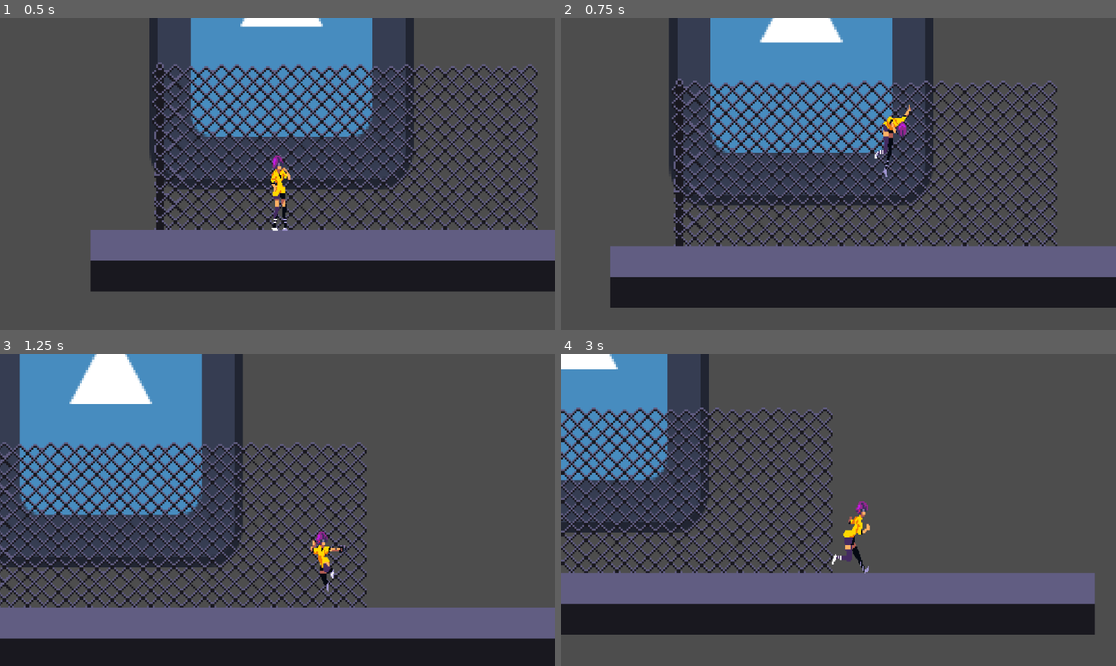
Above: before the commit, frames 1-4 (two rows, left to right).
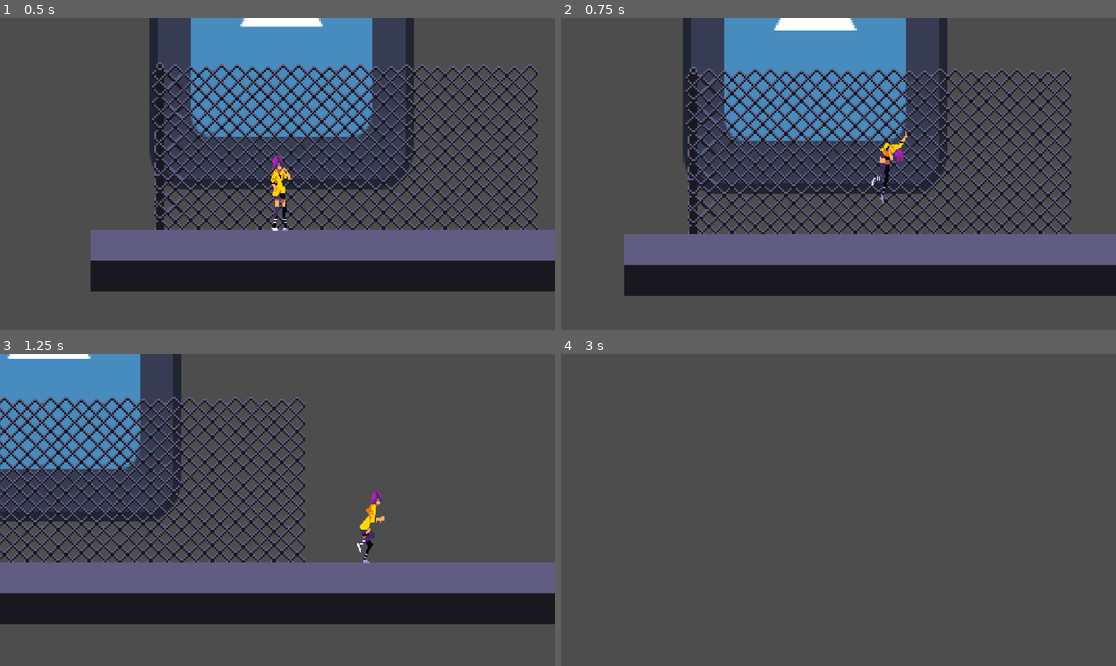
Above: after the commit, the same moments.

Repository: RovinDewan1/Dashpoint
Game: Godot game, scene res://Scenes/Main.tscn
The game is run twice, just before and just after one commit, with the same random seed, the same clock (stepped at 60 frames per second) and the same inputs. The engine's default icon, where the game draws it, is replaced by a stand-in: a white triangle on a blue panel in a dark square.
Inputs:
- Up to frame 1 (0.5 s): no input
- Up to frame 2 (0.75 s): hold Right (Right) from 0.53 s (still down); tap Shift (Dash) at 0.6 s
- Up to frame 3 (1.25 s): keep holding Right (Right); tap W (Jump) at 0.77 s
- Up to frame 4 (3 s): tap Shift (Dash) at 1.35, 2.1, 2.85 s; tap W (Jump) at 1.52 s; release Right (Right) at 2.03 s; hold A (Left) 2.03-2.78 s; hold Right (Right) from 2.78 s (still down)

Frame 1 is identical in both runs. In frame 2, 37% of the frame differs, in the area x 8-100%, y 0-93%; in frame 3, 54%, in the area x 0-100%, y 0-100%; in frame 4, 37%.

Commit message:
Update character_body_2d.gd

Diff:
--- a/scripts/character_body_2d.gd
+++ b/scripts/character_body_2d.gd
@@ -46,13 +46,30 @@
 
 	if direction:
 		velocity.x = direction * SPEED
+		if SPEED >= 390:
+			if SPEED > 390:
+				SPEED -= 2
+				if is_on_floor():
+					SPEED = SPEED - (SPEED-390)
+				#print(SPEED)
+			pass
+		else:
+			SPEED += 1 #speed gain over time
+			#print(SPEED)
 	else:
 		velocity.x = move_toward(velocity.x, 0, SPEED)
-
+		if SPEED <= 130:
+			if SPEED < 130:
+				SPEED = 130 # if speed is below 130, set to 130
+			pass
+		else:
+			SPEED -= 10 #speed decay
+			#print(SPEED)
 #dash setup
 	if Input.is_action_just_pressed("Dash") and Dashcounter > 0:
-		velocity.y += JUMP_VELOCITY
-		velocity.x += direction * (SPEED * 10)
+		velocity.y = JUMP_VELOCITY+150
+		for i in range(5):
+			SPEED += 20
 		Dashcounter -= 1
 		print(Dashcounter)
 		dashcheck()
